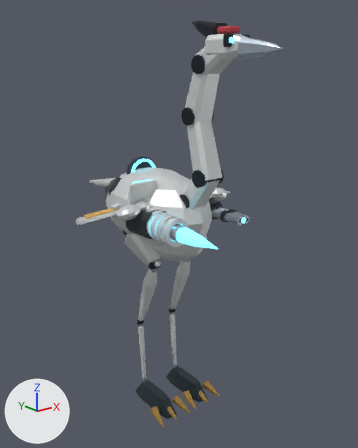
What one commit did to the Blender file out/mech_reference/t05/t05.blend.
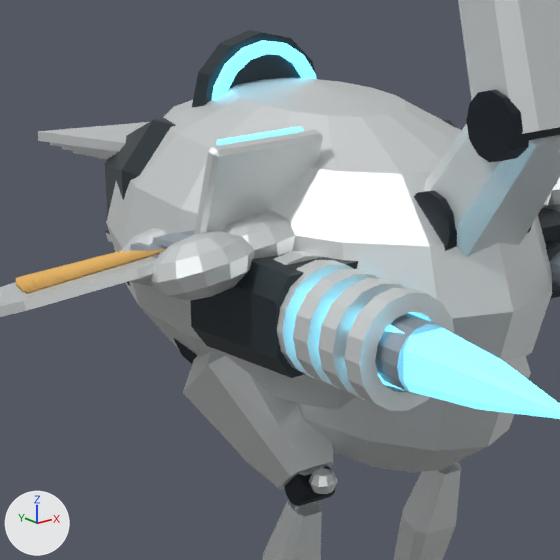
There are two pictures of each version: one whole from a 50 mm camera at (-4.55, -6.02, 5.41) aimed at (0.04, -0.28, 3.11), one close up on the part from 22% to 60% of the width and 33% to 63% of the height. Every picture has the same lights, and +X, +Y and +Z are marked at lower left. The older version's two pictures come first. Both versions are drawn at frame 16 of the action 't05:heavy:charge_hinge'; the numbers are the values there.

Names of what the first close-up shows: 'Avian sternum keel', 'Bird cervical hinge.001', 'Deep avian breast', 'Femur anatomical armor.001', 'Forward curved cervical armor', 'Forward curved cervical armor.001', 'Heavy accelerator ring.004', 'Heavy electromagnetic receiver', 'Overlapping wing manus hinge cover', 'Photon lance blade', 'Reversible heavy charge aperture', 'Tibia fibula anatomical armor' and 43 more.
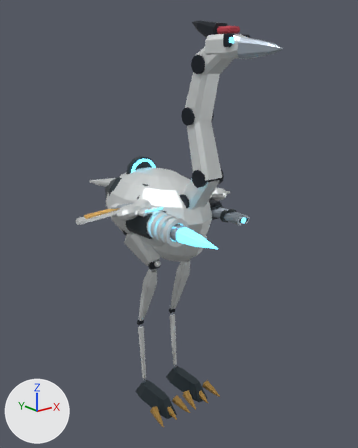
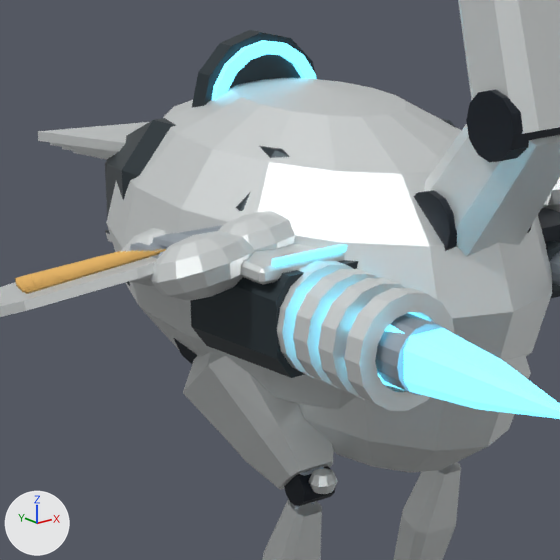
ob_charge_hinge is not drawn itself; it is the parent of ob_reversible_heavy_charge_aperture, ob_charge_aperture_luminous_edge.

Where the change shows, as pixel boxes (x1, y1, x2, y2) in the close-ups (560 x 560 px):
'Reversible heavy charge aperture', turned
    before: (194, 129, 323, 235)
    after: (240, 244, 344, 285)
'Charge aperture luminous edge', turned
    before: (217, 126, 304, 145)
    after: (272, 244, 347, 267)

What changed in the scene script:
```text
Change ob_charge_hinge:
    ob_charge_hinge.rotation_euler: (-1.25, 0.0, 0.0) -> (0.0, 0.0, 0.0)  # degrees (-72, 0, 0) -> degrees (0, 0, 0)
```
